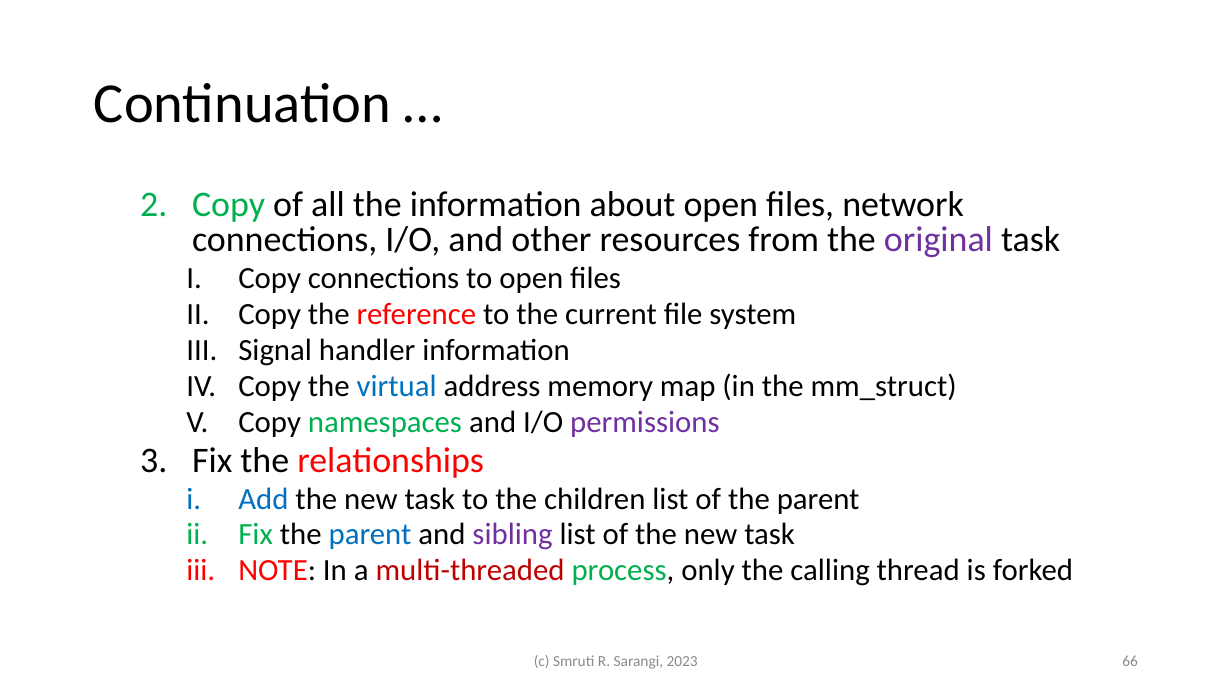
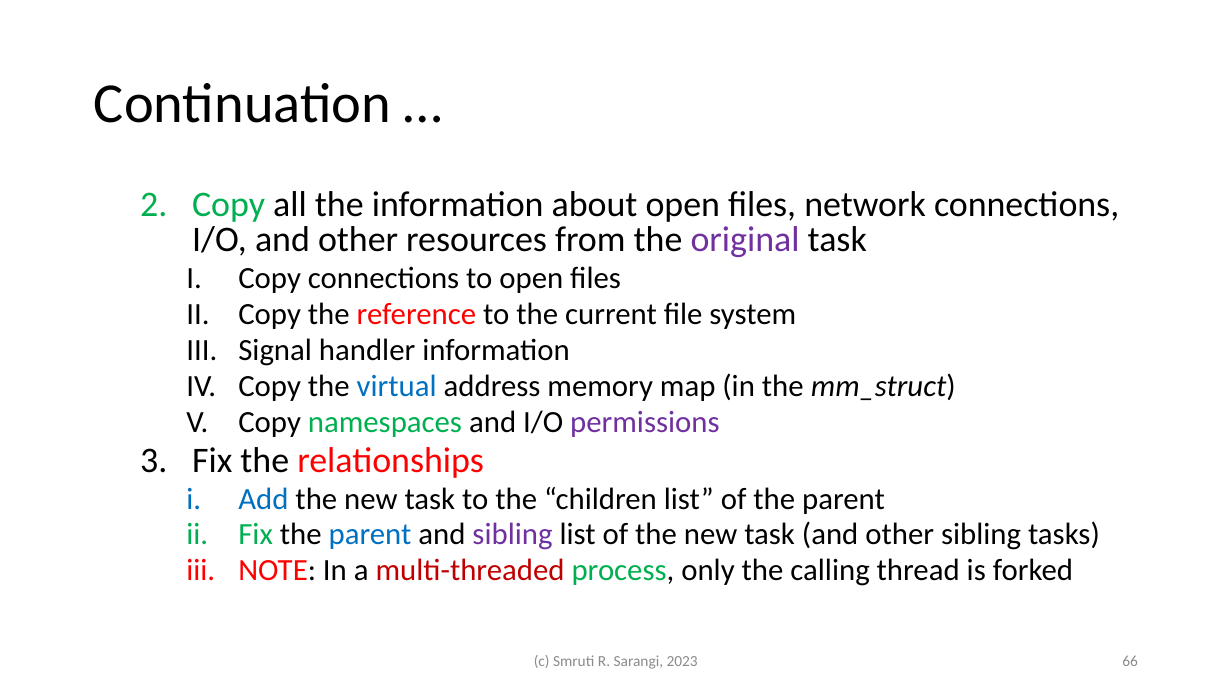
Before and after one commit to srsarangi/srsarangi.github.io, a slide deck: slide 66 of osbook/slides/3.processes.pptx. Drawn at 1232x693 pixels with LibreOffice and Linux fonts; fonts in the diff are those of the drawing. Boxes give left, top, right and bottom in pixels: in the first picture for what was removed or moved away, otherwise in the second. Text is boxed around its words. In the diff, an @@ line names an element or a change of style, - is before the commit and + after.

```diff
--- a/osbook/slides/3.processes.pptx
+++ b/osbook/slides/3.processes.pptx
@@ text at [192, 191, 1119, 257]: text changed @@
-  2. Copy of all the information about open files, network connections, I/O, and other resources from the original task
+  2. Copy all the information about open files, network connections, I/O, and other resources from the original task
@@ text at [238, 373, 956, 401]: italic on in "mm_struct)" @@
@@ text at [238, 487, 1100, 550]: text changed @@
-    i. Add the new task to the children list of the parent
-    ii. Fix the parent and sibling list of the new task
+    i. Add the new task to the “children list” of the parent
+    ii. Fix the parent and sibling list of the new task (and other sibling tasks)
```
Also in this commit, not shown: 7 other slides changed, 2 other files.
